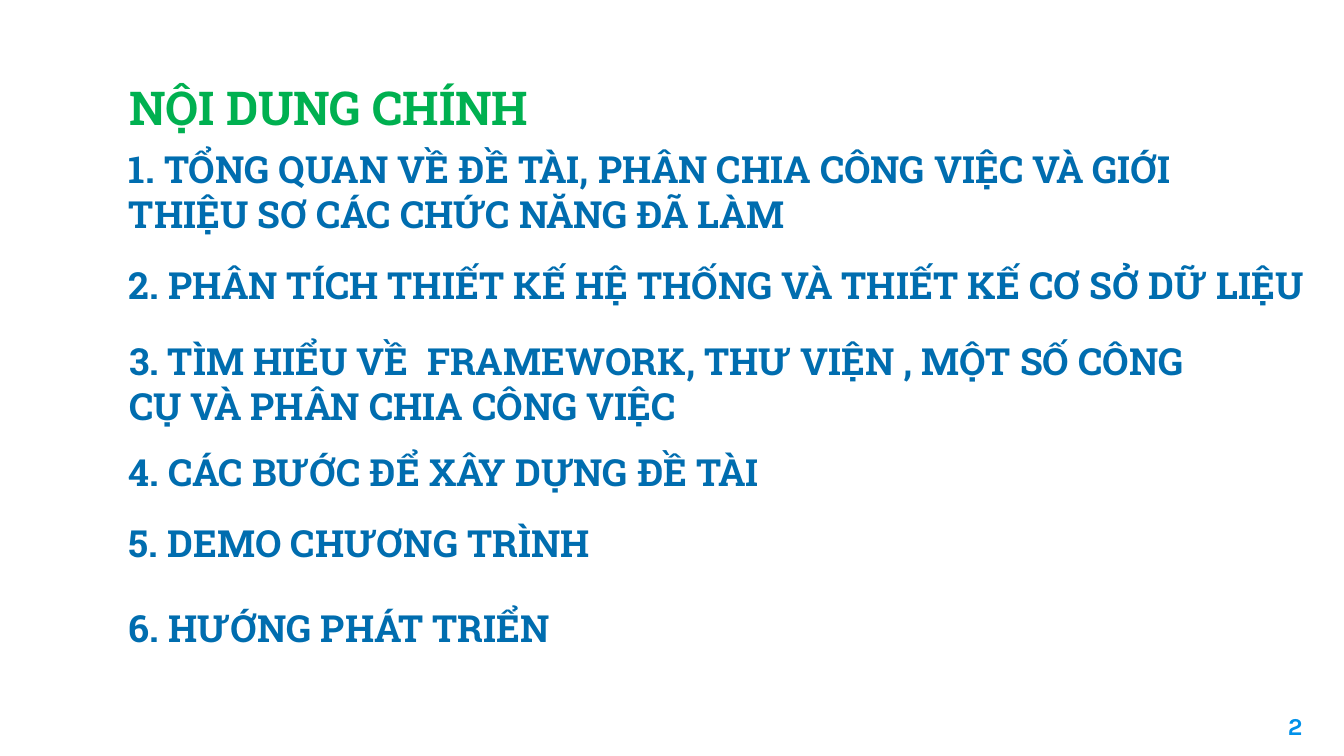
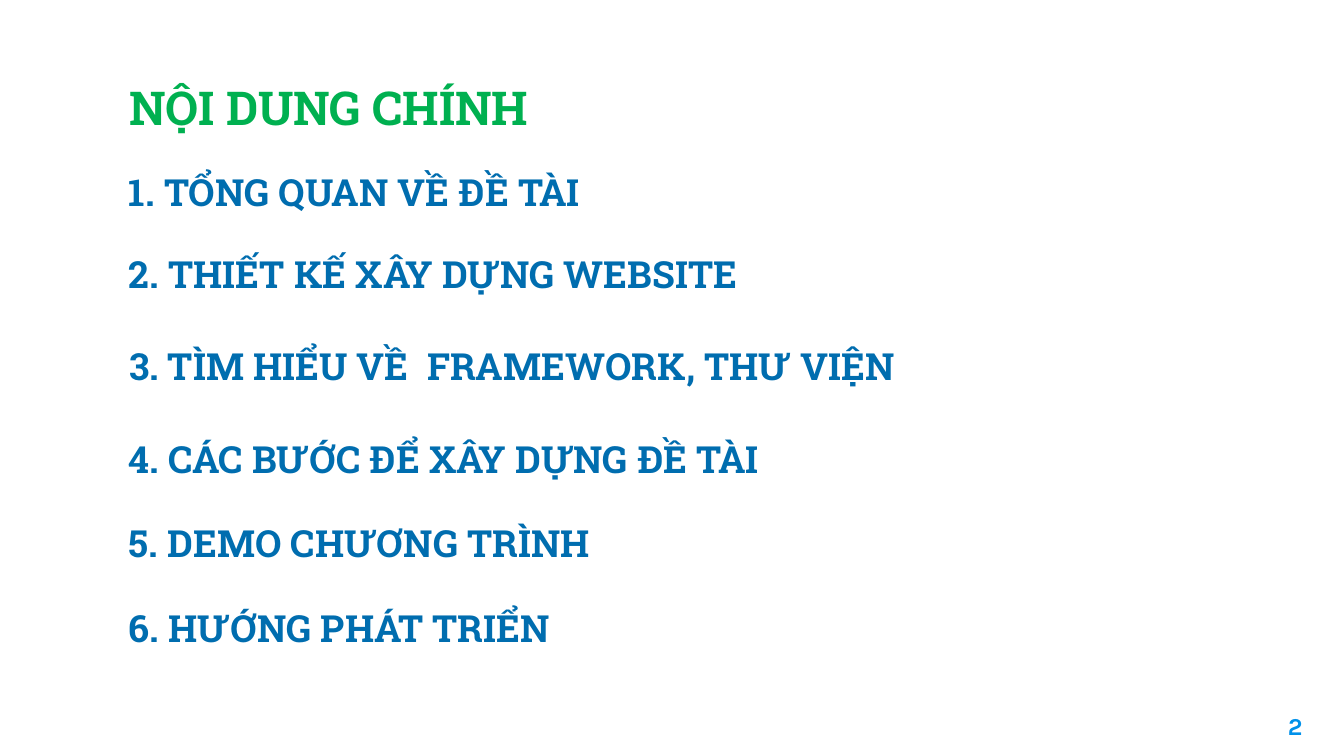
Before and after one commit to haitran2000/Ecommerce-Fashion-Website, a slide deck: slide 2 of Do An Tot Nghiep.pptx. Drawn at 1344x756 pixels with LibreOffice and Linux fonts; fonts in the diff are those of the drawing; background and template pictures are left out. Boxes give left, top, right and bottom in pixels: in the first picture for what was removed or moved away, otherwise in the second. Text is boxed around its words. In the diff, an @@ line names an element or a change of style, - is before the commit and + after.

```diff
--- a/Do An Tot Nghiep.pptx
+++ b/Do An Tot Nghiep.pptx
@@ text at (129, 171, 580, 211): text changed @@
-1. TỔNG QUAN VỀ ĐỀ TÀI, PHÂN CHIA CÔNG VIỆC VÀ GIỚI THIỆU SƠ CÁC CHỨC NĂNG ĐÃ LÀM
+1. TỔNG QUAN VỀ ĐỀ TÀI
@@ text at (129, 253, 737, 295): text changed @@
-2. PHÂN TÍCH THIẾT KẾ HỆ THỐNG VÀ THIẾT KẾ CƠ SỞ DỮ LIỆU
+2. THIẾT KẾ XÂY DỰNG WEBSITE
@@ text at (129, 345, 894, 387): text changed @@
-3. TÌM HIỂU VỀ FRAMEWORK, THƯ VIỆN , MỘT SỐ CÔNG CỤ VÀ PHÂN CHIA CÔNG VIỆC
+3. TÌM HIỂU VỀ FRAMEWORK, THƯ VIỆN
@@ text "4. CÁC BƯỚC ĐỂ XÂY ...": place and size @@
-text "4. CÁC BƯỚC ĐỂ XÂY ..." at (129, 451, 758, 493)
+text "4. CÁC BƯỚC ĐỂ XÂY ..." at (129, 438, 758, 480)
```
Also in this commit, not shown: 1 other slide changed, 2 slides added, 10 other files.
